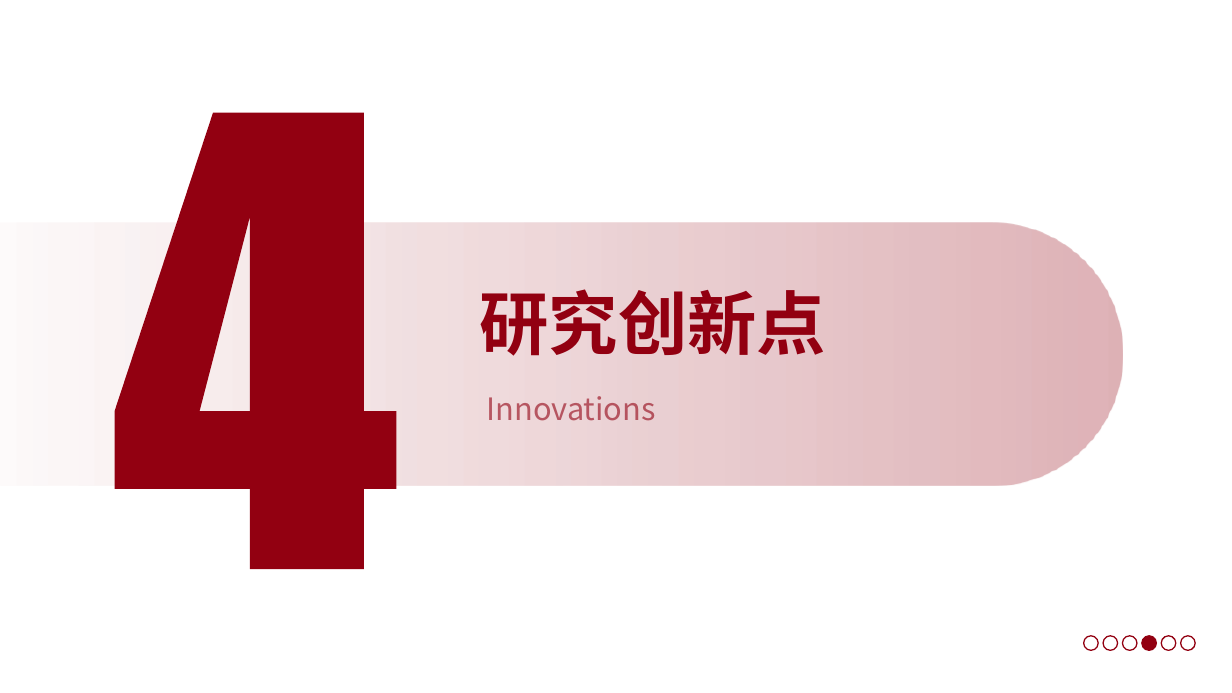
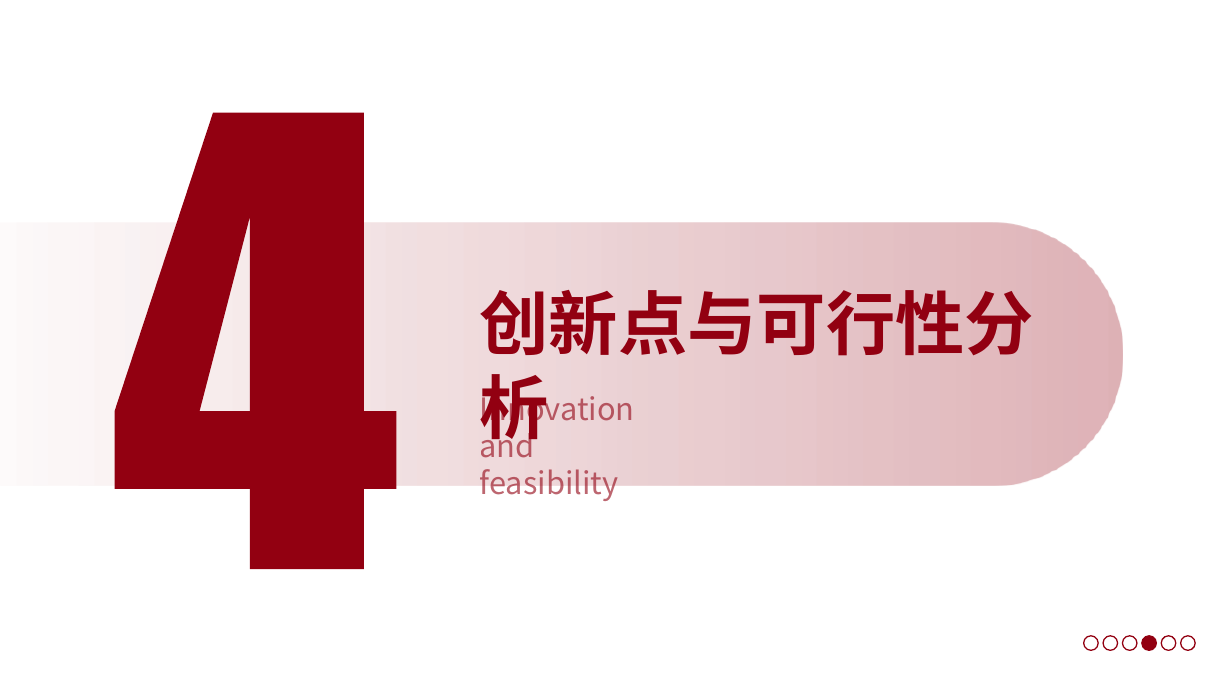
Before and after one commit to a854589274-afk/1, a slide deck: slide 22 of 开题答辩PPT_BSEP高原低压低氧.pptx (slide 21 before the commit). Drawn at 1232x693 pixels with LibreOffice and Linux fonts; fonts in the diff are those of the drawing; background and template pictures are left out. Boxes give left, top, right and bottom in pixels: in the first picture for what was removed or moved away, otherwise in the second. Text is boxed around its words. In the diff, an @@ line names an element or a change of style, - is before the commit and + after.

```diff
--- a/开题答辩PPT_BSEP高原低压低氧.pptx
+++ b/开题答辩PPT_BSEP高原低压低氧.pptx
@@ text at (x1=480, y1=290, x2=1034, y2=450): text changed @@
-研究创新点
+创新点与可行性分析
@@ text at (x1=480, y1=389, x2=635, y2=501): text changed @@
-Innovations
+Innovation and feasibility
```
Also in this commit, not shown: 8 other slides changed, 4 slides added, 2 slides removed.
